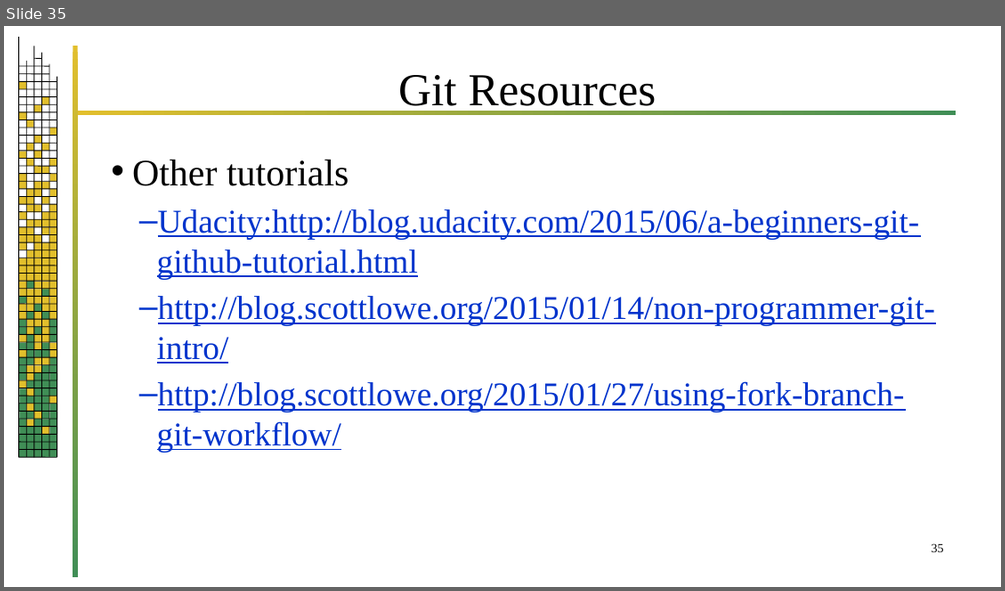
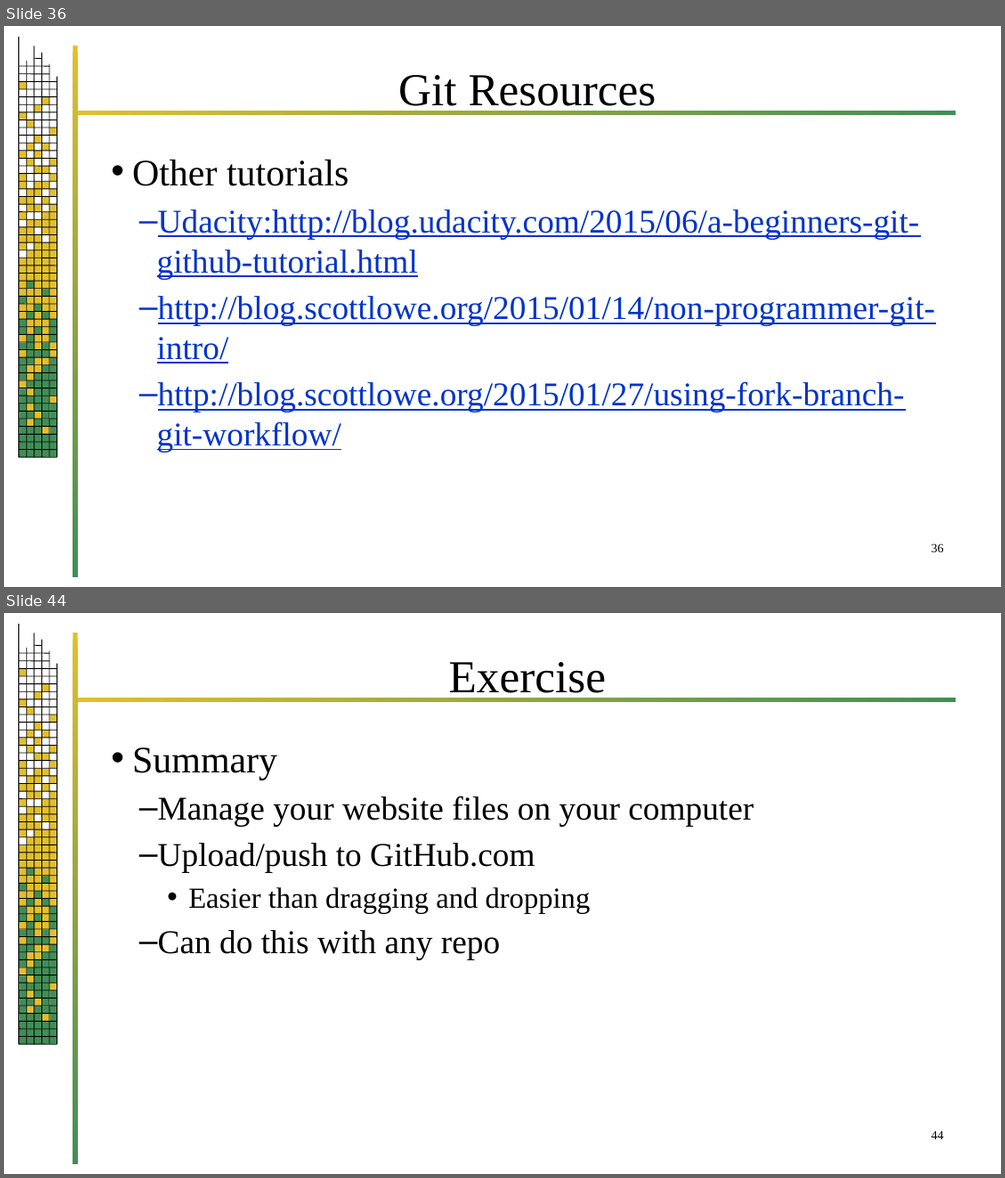
Before and after one commit to jrb28/git, a slide deck: 26bGit.pptx. Shown one above the other, each under a label of ours: slide 35 before the commit, slides 36 and 44 after it; the slides between them are not shown. The pictures are 1005x591 and 1005x1178 pixels, drawn with LibreOffice and Linux fonts; fonts in the diff are those of the drawing; background and template pictures are left out. Boxes give left, top, right and bottom in pixels: in the first picture for what was removed or moved away, otherwise in the second. Text is boxed around its words. In the diff, an @@ line names an element or a change of style, - is before the commit and + after.

```diff
--- a/26bGit.pptx
+++ b/26bGit.pptx
@@ slide 44 added at [4,613,1001,1174], background #FFFFFF; not listed: 220 template elements that a slide beside it also shows @@
@@ title added at [449,662,607,701], 44 pt, text #000000 @@
+Exercise
@@ text added at [132,747,753,959], 32 pt, text #000000 @@
+• Summary
+  – Manage your website files on your computer
+  – Upload/push to GitHub.com
+    • Easier than dragging and dropping
+  – Can do this with any repo
@@ page number added at [931,1130,944,1139], 12 pt, text #000000 @@
+44
@@ what was slide 35 is now slide 36 @@
@@ page number at [931,543,944,552]: text changed @@
-35
+36
```
Also in this commit, not shown: 8 other slides added, 5 slides removed.
